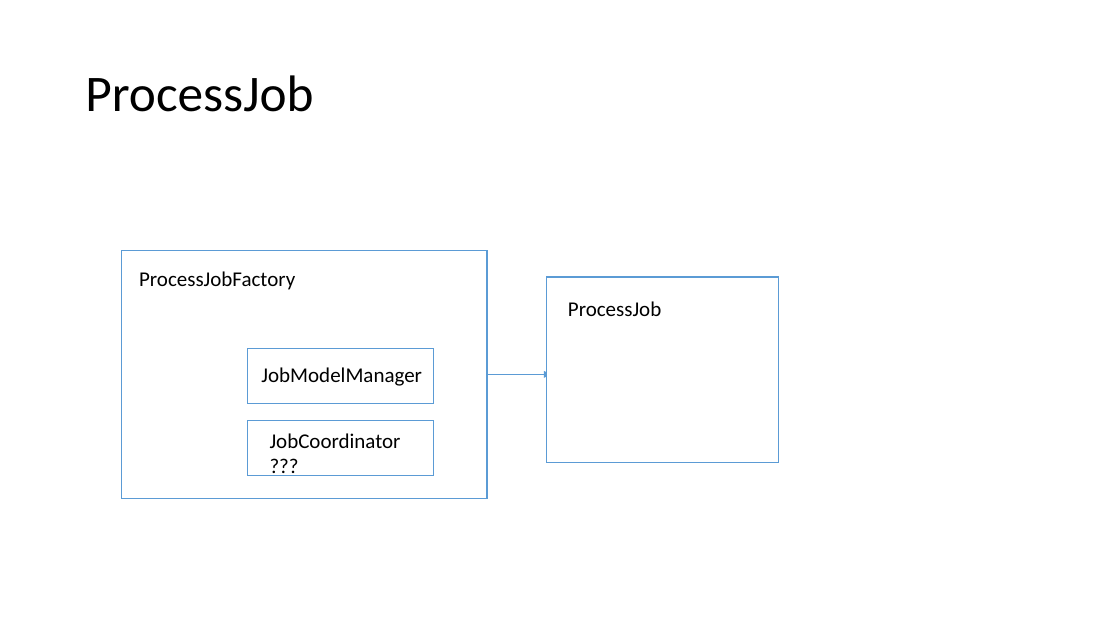
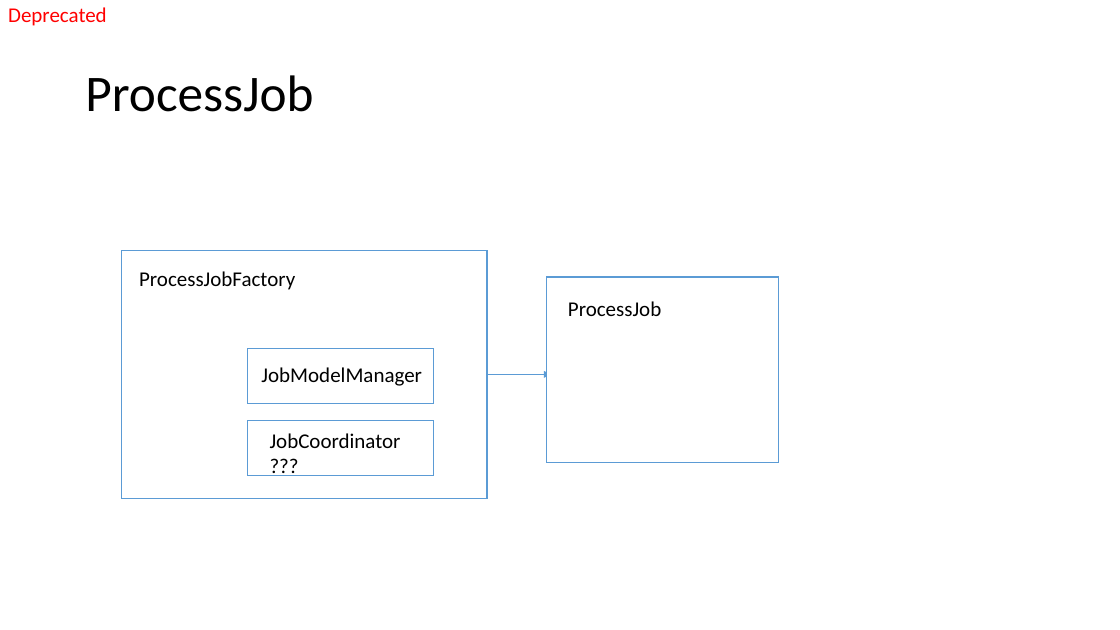
Before and after one commit to Swrrt/Samza-Documents, a slide deck: slide 42 of Documentation/SamzaStructure.pptx (slide 36 before the commit). Drawn at 1120x630 pixels with LibreOffice and Linux fonts; fonts in the diff are those of the drawing. Boxes give left, top, right and bottom in pixels: in the first picture for what was removed or moved away, otherwise in the second. Text is boxed around its words. In the diff, an @@ line names an element or a change of style, - is before the commit and + after.

```diff
--- a/Documentation/SamzaStructure.pptx
+++ b/Documentation/SamzaStructure.pptx
@@ text added at box(8, 7, 107, 26), 18 pt, text #FF0000 @@
+Deprecated
```
Also in this commit, not shown: 8 other slides changed, 6 slides added.
